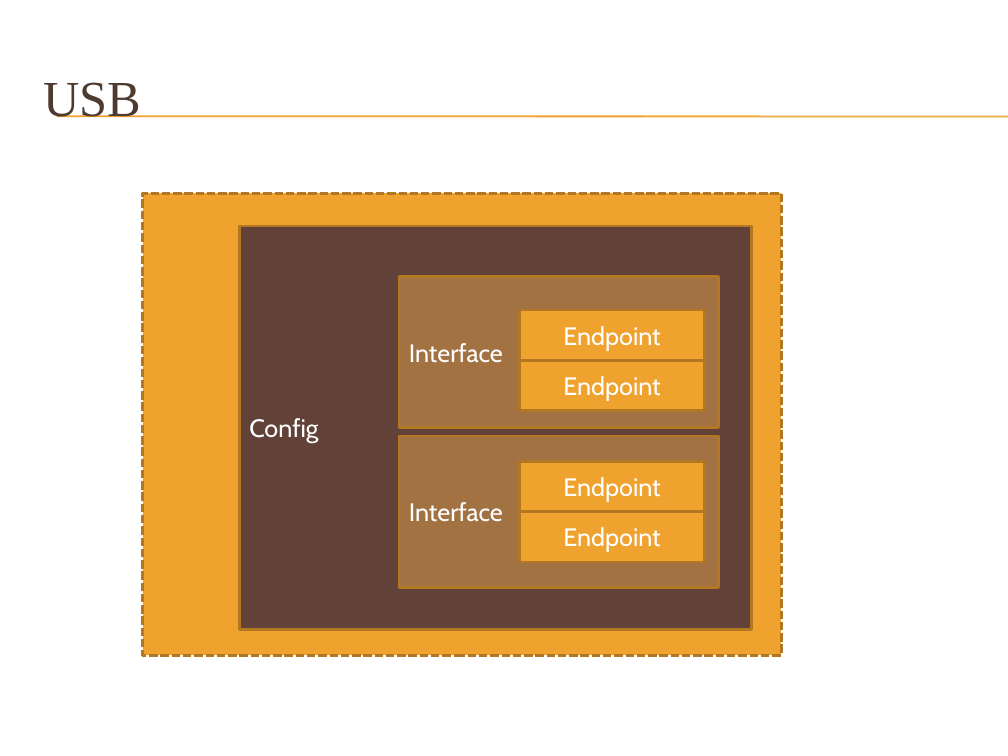
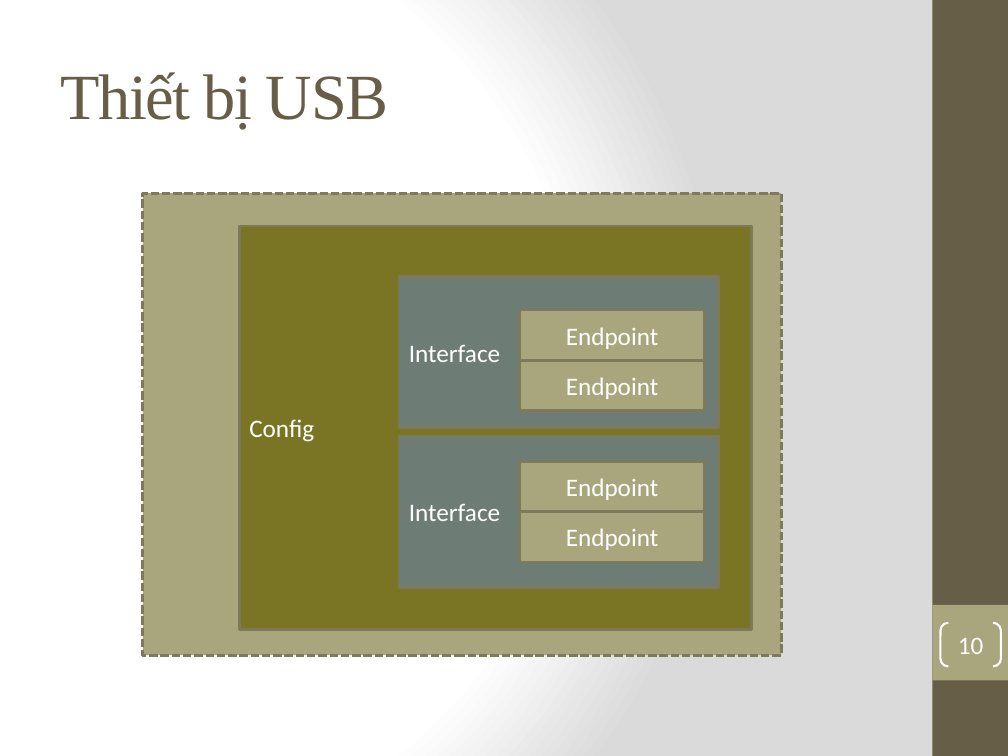
Before and after one commit to hothanghuy/driver, a slide deck: slide 10 of Đề tài.pptx (slide 4 before the commit). Drawn at 1008x756 pixels with LibreOffice and Linux fonts; fonts in the diff are those of the drawing; background and template pictures are left out. Boxes give left, top, right and bottom in pixels: in the first picture for what was removed or moved away, otherwise in the second. Text is boxed around its words. In the diff, an @@ line names an element or a change of style, - is before the commit and + after.

```diff
--- a/Đề tài.pptx
+++ b/Đề tài.pptx
@@ background picture (left out) to gradient #FFFFFF to #DADADA @@
@@ rectangle added at (x1=932, y1=0, x2=1008, y2=756), fill #675E47 @@
@@ title at (x1=60, y1=72, x2=388, y2=130): text changed; size 36 to 46 pt; text colour #4E3B30 to #675E47 @@
-USB
+Thiết bị USB
@@ line removed from (56, 116) to (1008, 116) @@
@@ line removed from (56, 117) to (1008, 117) @@
@@ rectangle at (x1=143, y1=194, x2=781, y2=655): fill #F0A22E to #A9A57C; outline #B27822 2 pt dashed to #7D7A5C 2 pt dashed @@
@@ rectangle "Config" at (x1=240, y1=226, x2=752, y2=629): font Cabin to Calibri; fill #624139 to #7A7425; outline #B27822 2 pt to #7D7A5C 2 pt @@
@@ rectangle "Interface" at (x1=399, y1=276, x2=719, y2=427): font Cabin to Calibri; fill #A27242 to #6D7D76; outline #B27822 2 pt to #7D7A5C 2 pt @@
@@ rectangle "Interface" at (x1=399, y1=436, x2=719, y2=588): font Cabin to Calibri; fill #A27242 to #6D7D76; outline #B27822 2 pt to #7D7A5C 2 pt @@
@@ font Cabin to Calibri; fill #F0A22E to #A9A57C; outline #B27822 2 pt to #7D7A5C 2 pt in 4 elements at (x1=520, y1=310, x2=705, y2=361), (x1=520, y1=361, x2=705, y2=411), (x1=520, y1=462, x2=705, y2=512), (x1=520, y1=512, x2=705, y2=562) @@
@@ rectangle added at (x1=932, y1=605, x2=1008, y2=680), fill #A9A57C @@
@@ page number added at (x1=940, y1=623, x2=1001, y2=666), outline #FFFFFF 1.5 pt, 18 pt, text #FFFFFF @@
+10
```
Also in this commit, not shown: 4 other slides changed, 9 slides added, 1 slide removed.
